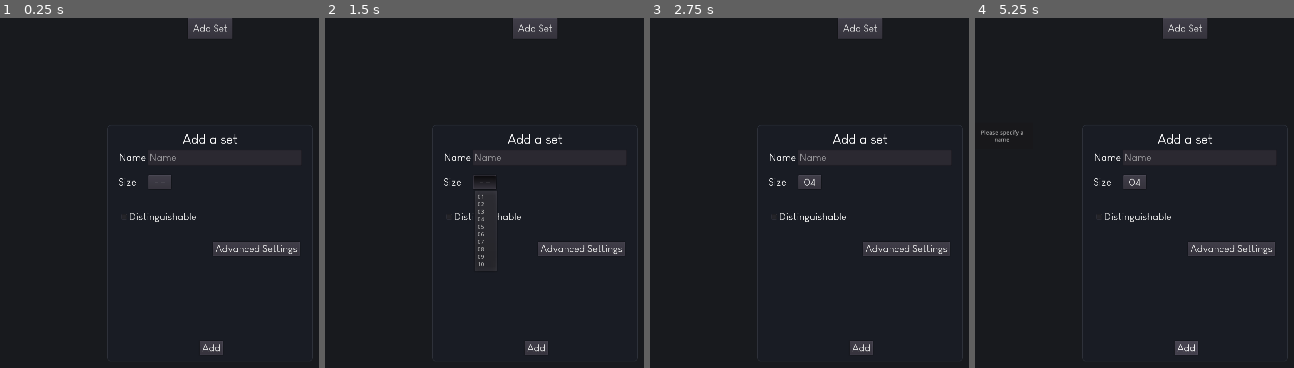
Above: before the commit, frames 1-4 (left to right).
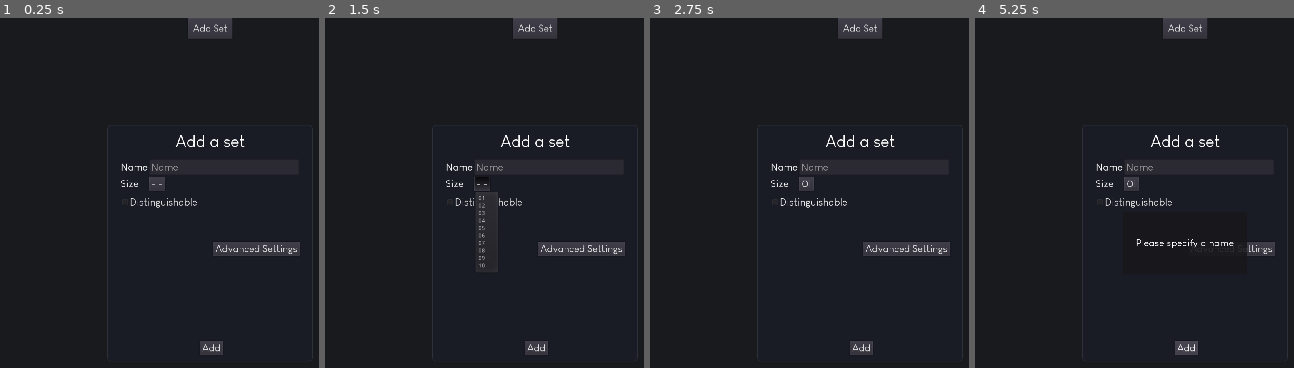
Above: after the commit, the same moments.

Repository: Mickaly13X/wv_project
Game: Godot game, scene res://Scenes/Main.tscn
The game is run twice, just before and just after one commit, with the same random seed, the same clock (stepped at 60 frames per second) and the same inputs.
Inputs:
- Up to frame 1 (0.25 s): no input
- Up to frame 2 (1.5 s): click "Add" at 0.5 s; click "- -" at 1.25 s
- Up to frame 3 (2.75 s): click "Distinguishable" at 2 s
- Up to frame 4 (5.25 s): click "04" (after the commit: "01") at 2.75 s; click "Add Set" at 3.5 s; click "Add Set" at 4.25 s; click "Add" at 5 s

The runs differ from the first frame. In frame 1, 1.1% of the frame differs, in the area x 37-77%, y 33-59%; in frame 2, 1.2%; in frame 3, 1.1%; in frame 4, 2.1%, in the area x 1-86%, y 32-68%.

Commit message:
FGP Performed: This is a fast git push, minor changes have been made and I didn't feel the need to commit a message.

Diff:
--- a/Visualizer/Fonts/font.tres
+++ b/Visualizer/Fonts/font.tres
@@ -4,5 +4,5 @@
 font_path = "res://Fonts/louis_george_caf/Louis George Cafe.ttf"
 
 [resource]
-size = 32
+size = 40
 font_data = SubResource( 3 )
--- a/Visualizer/Scenes/Popup_AddSet.tscn
+++ b/Visualizer/Scenes/Popup_AddSet.tscn
@@ -35,16 +35,33 @@
 rect_min_size = Vector2( 296, 320 )
 custom_styles/panel = SubResource( 1 )
 script = ExtResource( 2 )
+__meta__ = {
+"_edit_use_anchors_": false
+}
+
+[node name="Lb_AddSet" type="Label" parent="."]
+anchor_left = 0.5
+anchor_right = 0.5
+margin_left = -83.5
+margin_top = 16.0
+margin_right = 83.5
+margin_bottom = 62.0
+custom_fonts/font = ExtResource( 4 )
+text = "Add a set"
+align = 1
+valign = 1
+__meta__ = {
+"_edit_use_anchors_": false
+}
 
 [node name="Items" type="GridContainer" parent="."]
-anchor_left = 0.057
-anchor_top = 0.105
-anchor_right = 0.948
-anchor_bottom = 0.955
-margin_left = -0.126213
-margin_top = -0.108379
-margin_right = 0.137756
-margin_bottom = -0.108368
+anchor_top = 0.00333024
+anchor_right = 1.0
+anchor_bottom = 1.00333
+margin_left = 32.0
+margin_top = 80.0
+margin_right = -32.0
+margin_bottom = -32.0
 size_flags_horizontal = 3
 size_flags_vertical = 3
 columns = 2
@@ -65,7 +82,7 @@
 
 [node name="LE_Name" type="LineEdit" parent="Items"]
 margin_left = 68.0
-margin_right = 438.0
+margin_right = 428.0
 margin_bottom = 38.0
 rect_min_size = Vector2( 128, 24 )
 size_flags_horizontal = 3
@@ -77,17 +94,39 @@
 "_edit_use_anchors_": false
 }
 
-[node name="Lb_AddSet" type="Label" parent="."]
-anchor_left = 0.5
-anchor_right = 0.5
-margin_left = -66.0
-margin_top = 16.0
-margin_right = 66.0
-margin_bottom = 36.0
-custom_fonts/font = ExtResource( 4 )
-text = "Add a set"
-align = 1
-valign = 1
+[node name="L_Size" type="Label" parent="Items"]
+margin_top = 45.0
+margin_right = 64.0
+margin_bottom = 73.0
+custom_fonts/font = ExtResource( 5 )
+text = "Size"
+__meta__ = {
+"_edit_use_anchors_": false
+}
+
+[node name="MB_Size" type="MenuButton" parent="Items"]
+margin_left = 68.0
+margin_top = 42.0
+margin_right = 106.0
+margin_bottom = 76.0
+size_flags_horizontal = 0
+custom_fonts/font = ExtResource( 5 )
+text = "- -"
+flat = false
+__meta__ = {
+"_edit_use_anchors_": false
+}
+
+[node name="CB_Distinguishable" type="CheckBox" parent="."]
+margin_left = 30.3378
+margin_top = 166.875
+margin_right = 219.338
+margin_bottom = 202.875
+focus_mode = 0
+custom_fonts/font = ExtResource( 5 )
+shortcut_in_tooltip = false
+enabled_focus_mode = 0
+text = "Distinguishable"
 __meta__ = {
 "_edit_use_anchors_": false
 }
@@ -101,20 +140,6 @@
 custom_fonts/font = ExtResource( 5 )
 enabled_focus_mode = 0
 text = "Add"
-__meta__ = {
-"_edit_use_anchors_": false
-}
-
-[node name="CB_Distinguishable" type="CheckBox" parent="."]
-margin_left = 27.6196
-margin_top = 202.124
-margin_right = 154.62
-margin_bottom = 226.124
-focus_mode = 0
-custom_fonts/font = ExtResource( 5 )
-shortcut_in_tooltip = false
-enabled_focus_mode = 0
-text = "Distinguishable"
 __meta__ = {
 "_edit_use_anchors_": false
 }
@@ -136,31 +161,6 @@
 "_edit_use_anchors_": false
 }
 
-[node name="MB_Size" type="MenuButton" parent="."]
-anchor_left = 1.0
-anchor_right = 1.0
-margin_left = -394.0
-margin_top = 120.0
-margin_right = -339.0
-margin_bottom = 154.0
-custom_fonts/font = ExtResource( 5 )
-text = "- -"
-flat = false
-__meta__ = {
-"_edit_use_anchors_": false
-}
-
-[node name="L_Size" type="Label" parent="."]
-margin_left = 26.882
-margin_top = 122.753
-margin_right = 68.882
-margin_bottom = 150.753
-custom_fonts/font = ExtResource( 5 )
-text = "Size"
-__meta__ = {
-"_edit_use_anchors_": false
-}
-
 [node name="PU_AdvancedSettings" type="Popup" parent="."]
 margin_left = 1.48993
 margin_top = 1.21393
@@ -199,31 +199,36 @@
 text = "Done"
 
 [node name="Popup" type="Popup" parent="."]
-margin_left = 446.148
-margin_top = 251.435
-margin_right = 593.148
-margin_bottom = 316.435
+visible = true
+anchor_left = 0.5
+anchor_top = 0.5
+anchor_right = 0.5
+anchor_bottom = 0.5
+margin_left = -148.0
+margin_top = -74.5
+margin_right = 148.0
+margin_bottom = 74.5
 __meta__ = {
 "_edit_use_anchors_": false
 }
 
 [node name="Panel" type="Panel" parent="Popup"]
 modulate = Color( 0.647059, 0.647059, 0.647059, 0.882353 )
-margin_left = 1.0
-margin_right = 150.0
-margin_bottom = 64.0
+anchor_right = 1.0
+anchor_bottom = 1.0
 __meta__ = {
 "_edit_lock_": true,
 "_edit_use_anchors_": false
 }
 
 [node name="L_Popup" type="Label" parent="Popup"]
-anchor_left = 0.00405282
-anchor_right = 0.00405282
-margin_left = 14.0
-margin_top = 14.0
-margin_right = 134.0
-margin_bottom = 53.0
+anchor_right = 1.0
+anchor_bottom = 1.0
+margin_left = 16.0
+margin_top = 16.0
+margin_right = -16.0
+margin_bottom = -16.0
+custom_fonts/font = ExtResource( 5 )
 align = 1
 valign = 1
 autowrap = true
--- a/Visualizer/Scenes/Set.tscn
+++ b/Visualizer/Scenes/Set.tscn
@@ -1,6 +1,7 @@
-[gd_scene load_steps=2 format=2]
+[gd_scene load_steps=3 format=2]
 
 [ext_resource path="res://Scripts/Set.gd" type="Script" id=1]
+[ext_resource path="res://Fonts/font medium.tres" type="DynamicFont" id=2]
 
 [node name="Set" type="Node2D"]
 script = ExtResource( 1 )
@@ -8,10 +9,11 @@
 [node name="Elements" type="Node2D" parent="."]
 
 [node name="L_Name" type="Label" parent="."]
-margin_left = -38.8465
+margin_left = -23.6264
 margin_top = -36.8478
-margin_right = 53.1535
-margin_bottom = -22.8478
+margin_right = 68.3736
+margin_bottom = -8.84779
+custom_fonts/font = ExtResource( 2 )
 align = 1
 valign = 1
 __meta__ = {
--- a/Visualizer/Scripts/Main.gd
+++ b/Visualizer/Scripts/Main.gd
@@ -168,12 +168,12 @@
 
 		#to add zero before single digits like 01, 02 instead of 1, 2
 		var numberstr = "0"+str(i+1) if i+1<10 else str(i+1)
-		$AddSet/MB_Size.get_popup().add_item(numberstr)
+		$AddSet/Items/MB_Size.get_popup().add_item(numberstr)
 
 #Initialize menu buttons
 func init_menu_buttons():
 
-	$AddSet/MB_Size.get_popup().connect("id_pressed", self, "_on_size_item_pressed")
+	$AddSet/Items/MB_Size.get_popup().connect("id_pressed", self, "_on_size_item_pressed")
 
 
 func add_set(set_name, size, distinguishable):
@@ -194,8 +194,8 @@
 #Called when pressing on a size menu button (MB_Size) item
 func _on_size_item_pressed(id):
 
-	var selected_size = $AddSet/MB_Size.get_popup().get_item_text(id)
-	$AddSet/MB_Size.text = selected_size
+	var selected_size = $AddSet/Items/MB_Size.get_popup().get_item_text(id)
+	$AddSet/Items/MB_Size.text = selected_size
 
 
 #called when pressing on the Add Set Button
--- a/Visualizer/Scripts/PU_AddSet.gd
+++ b/Visualizer/Scripts/PU_AddSet.gd
@@ -7,7 +7,7 @@
 
 	if $Items/LE_Name.text == "":
 		return Exception.NoName
-	if $MB_Size.text == "- -":
+	if $Items/MB_Size.text == "- -":
 		return Exception.NoSize
 	return 0
 
@@ -15,7 +15,7 @@
 func clear_user_input():
 
 	$Items/LE_Name.text = ""
-	$MB_Size.text = "--"
+	$Items/MB_Size.text = "--"
 
 
 func get_name():
@@ -25,7 +25,7 @@
 
 func get_size():
 
-	return int($MB_Size.text)
+	return int($Items/MB_Size.text)
 
 
 func get_distinguishability():
--- a/Visualizer/Scripts/element.gd
+++ b/Visualizer/Scripts/element.gd
@@ -4,8 +4,8 @@
 
 func _ready():
 
-	shape.set_corner_radius_all(8)
+	shape.set_corner_radius_all(16)
 	shape.bg_color = Color(0.335114, 0.295376, 0.613281)
 
 func _draw():
-	draw_style_box(shape, Rect2(0, 0, 16, 16))
+	draw_style_box(shape, Rect2(0, 0, 32, 32))
--- a/Visualizer/Scripts/set.gd
+++ b/Visualizer/Scripts/set.gd
@@ -25,7 +25,7 @@
 
 	var new_element = ELEMENT.instance()
 	new_element.position = Vector2(0,element_offset)
-	element_offset += 32
+	element_offset += 64
 	elements.append(new_element)
 
 	$Elements.add_child(new_element)
